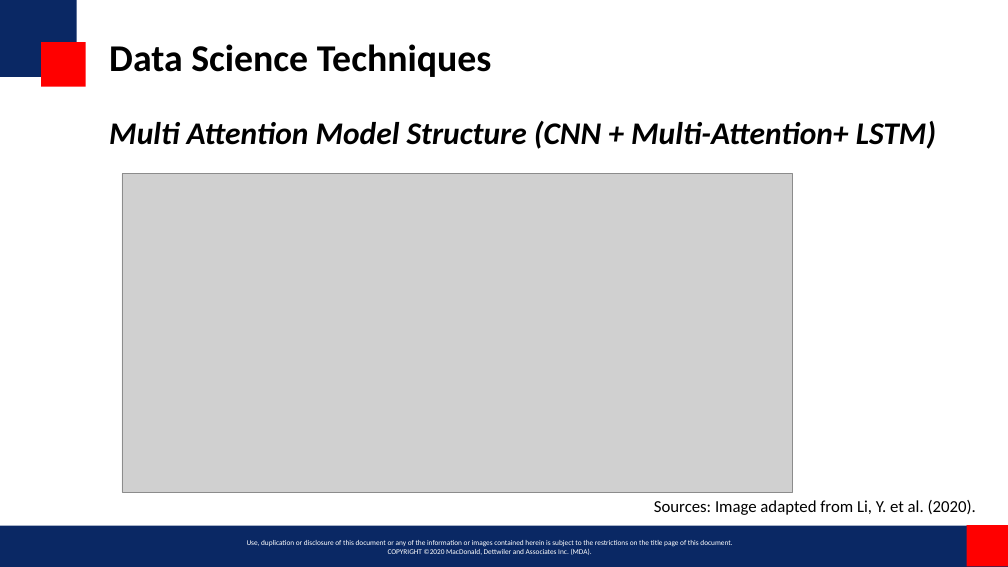
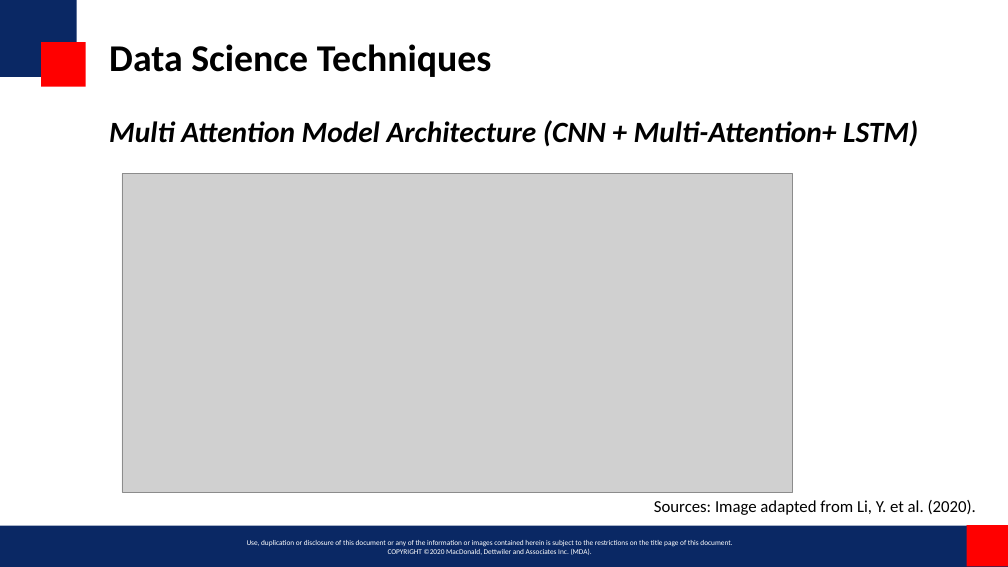
Before and after one commit to miketianchen/MDA_image_captioning, a slide deck: slide 8 of docs/final_presentation.pptx. Drawn at 1008x567 pixels with LibreOffice and Linux fonts; fonts in the diff are those of the drawing; grey boxes stand for pictures; background and template pictures are left out. Boxes give left, top, right and bottom in pixels: in the first picture for what was removed or moved away, otherwise in the second. Text is boxed around its words. In the diff, an @@ line names an element or a change of style, - is before the commit and + after.

```diff
--- a/docs/final_presentation.pptx
+++ b/docs/final_presentation.pptx
@@ title at (109, 120, 918, 146): text changed; size 30 to 28 pt @@
-Multi Attention Model Structure (CNN + Multi-Attention+ LSTM)
+Multi Attention Model Architecture (CNN + Multi-Attention+ LSTM)
```
Also in this commit, not shown: 5 other slides changed, 1 other file.
